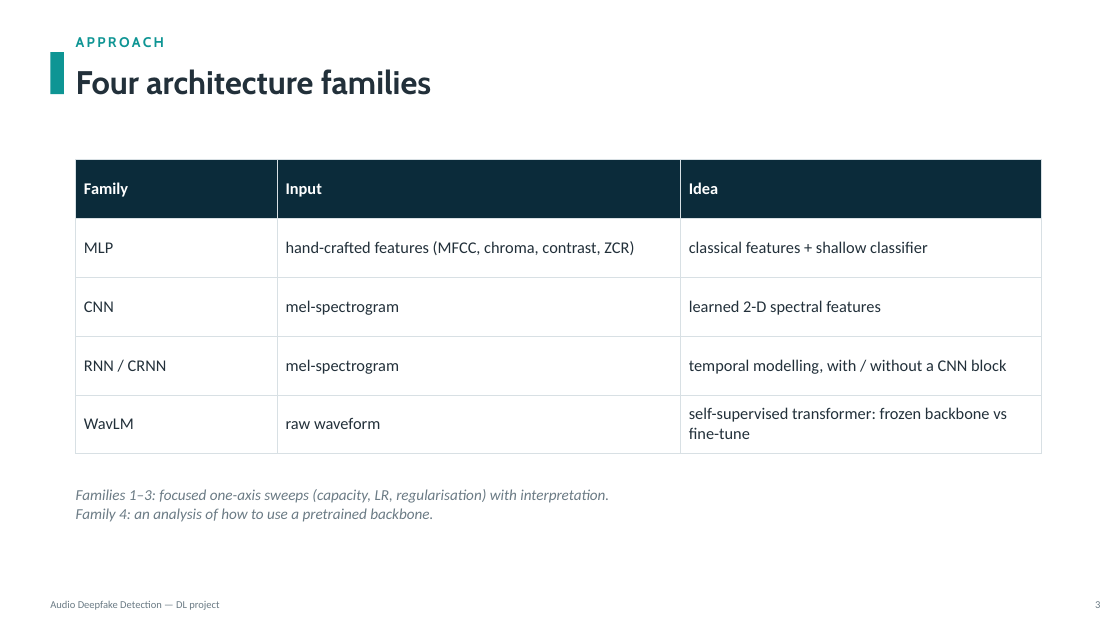
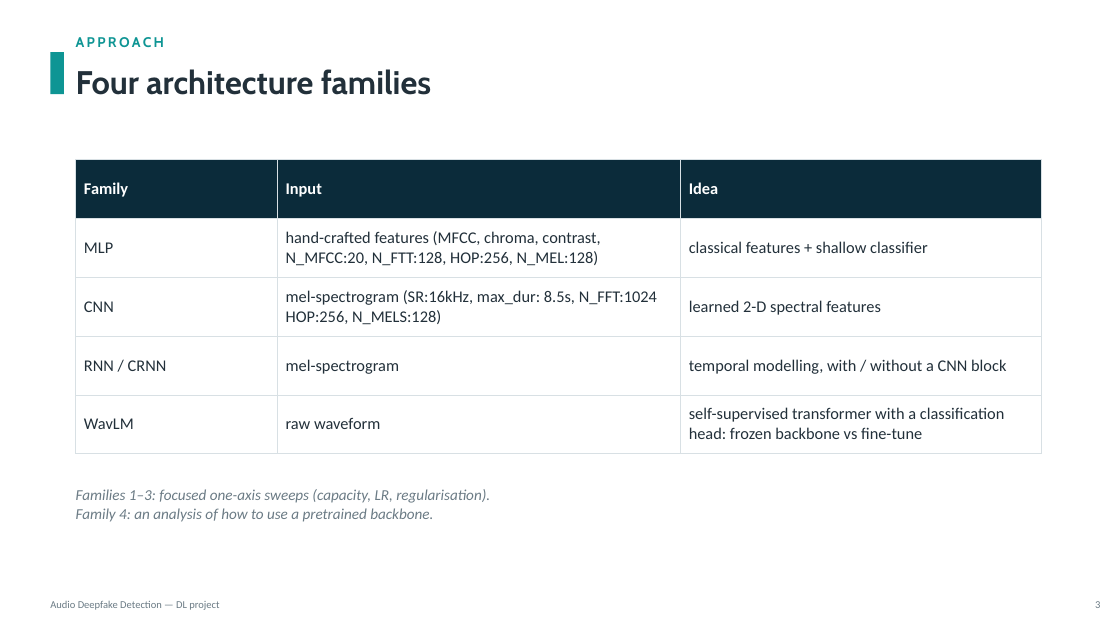
Before and after one commit to KonstaninosKaimakis/audio-deepfake-detection-DL, a slide deck: slide 3 of presentation.pptx. Drawn at 1120x630 pixels with LibreOffice and Linux fonts; fonts in the diff are those of the drawing. Boxes give left, top, right and bottom in pixels: in the first picture for what was removed or moved away, otherwise in the second. Text is boxed around its words. In the diff, an @@ line names an element or a change of style, - is before the commit and + after.

```diff
--- a/presentation.pptx
+++ b/presentation.pptx
@@ table at (76,160,1042,454) @@
-row 2, column 2: hand-crafted features (MFCC, chroma, contrast, ZCR)
+row 2, column 2: hand-crafted features (MFCC, chroma, contrast, N_MFCC:20, N_FTT:128, HOP:256, N_MEL:128)
-row 3, column 2: mel-spectrogram
+row 3, column 2: mel-spectrogram (SR:16kHz, max_dur: 8.5s, N_FFT:1024 HOP:256, N_MELS:128)
-row 5, column 3: self-supervised transformer: frozen backbone vs fine-tune
+row 5, column 3: self-supervised transformer with a classification head: frozen backbone vs fine-tune
@@ text at (76,489,490,503): text changed @@
-Families 1–3: focused one-axis sweeps (capacity, LR, regularisation) with interpretation.
+Families 1–3: focused one-axis sweeps (capacity, LR, regularisation).
```
Also in this commit, not shown: 7 other slides changed.
